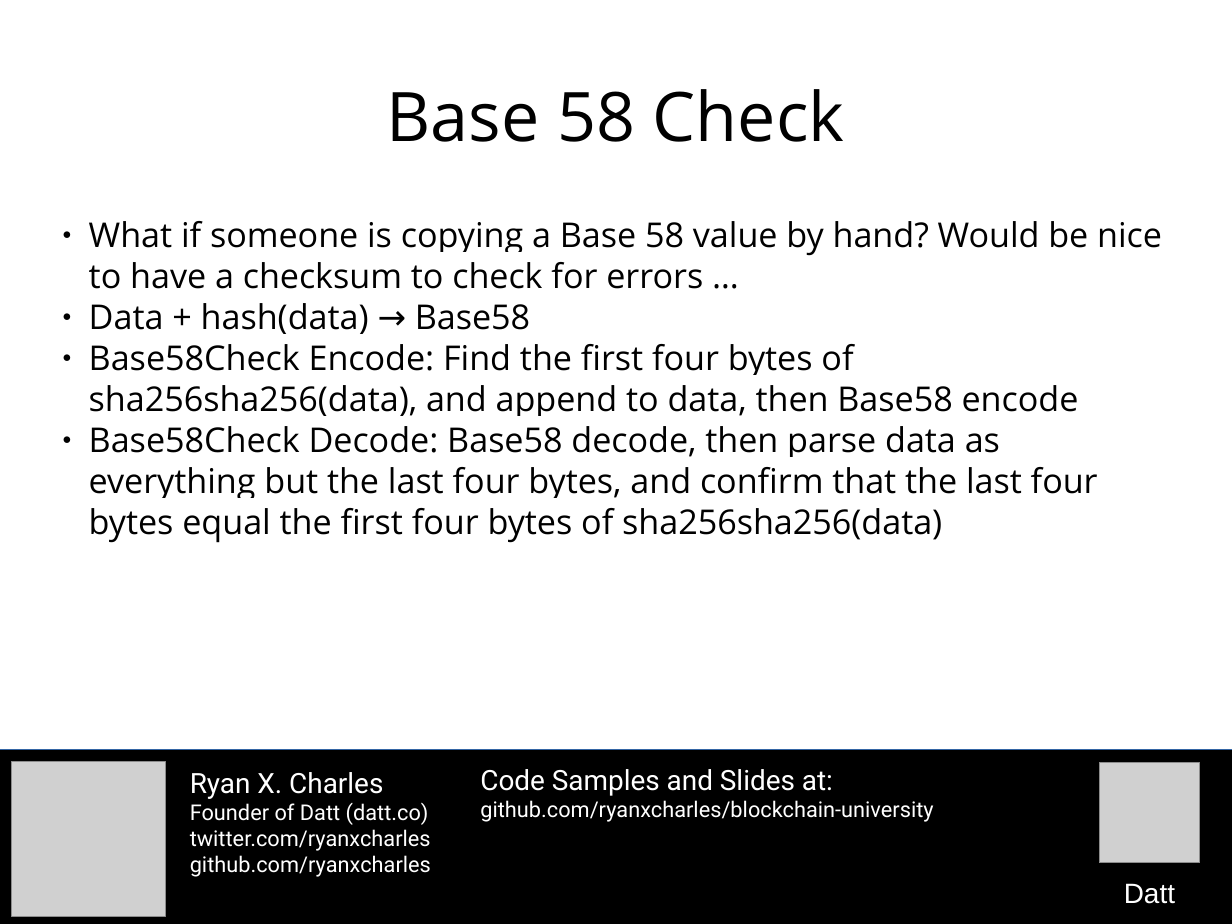
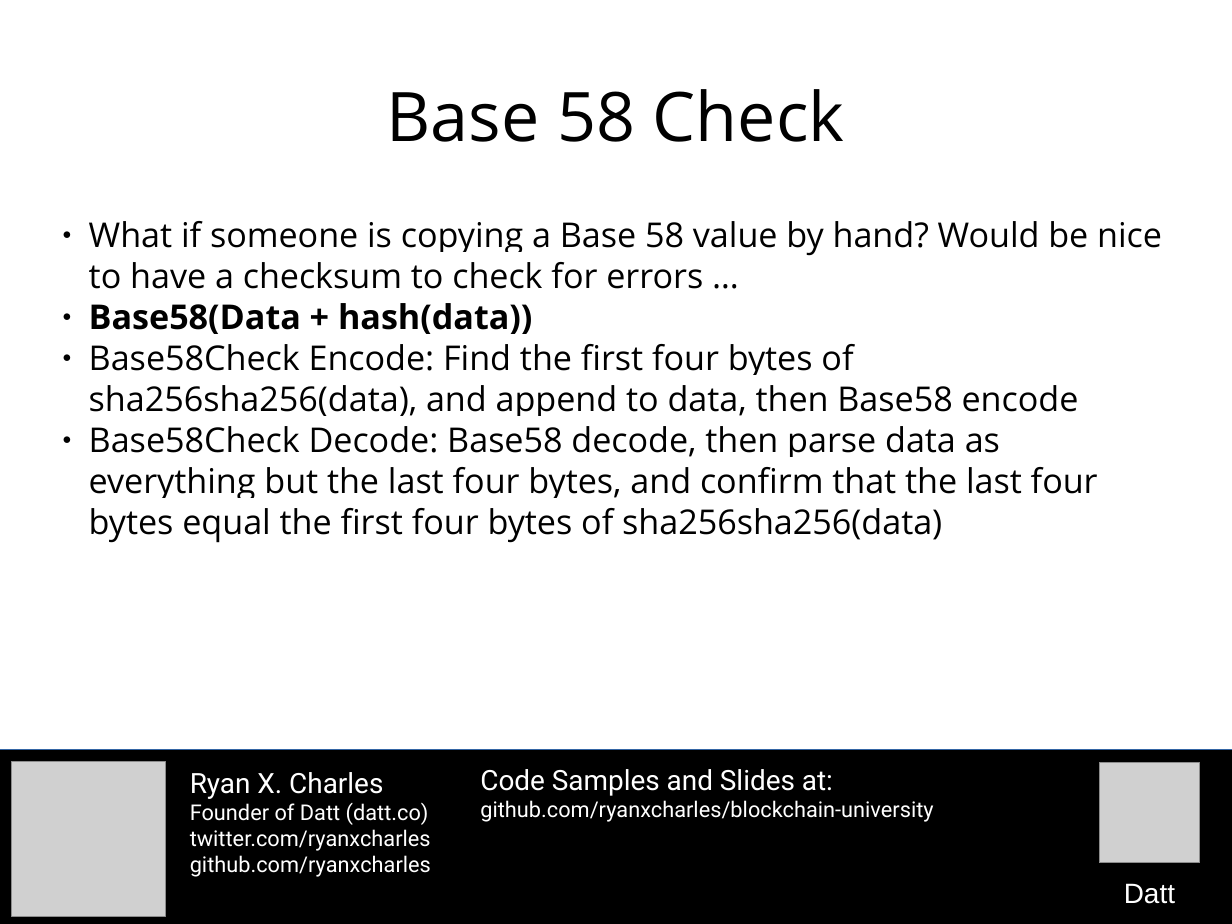
Before and after one commit to camelash/blockchain-university, a slide deck: slide 10 of slides/2015-10-26-bitcoin-cryptography.odp (slide 9 before the commit). Drawn at 1232x924 pixels with LibreOffice and Linux fonts; fonts in the diff are those of the drawing; grey boxes stand for pictures. Boxes give left, top, right and bottom in pixels: in the first picture for what was removed or moved away, otherwise in the second. Text is boxed around its words. In the diff, an @@ line names an element or a change of style, - is before the commit and + after.

```diff
--- a/slides/2015-10-26-bitcoin-cryptography.odp
+++ b/slides/2015-10-26-bitcoin-cryptography.odp
@@ text at box(89, 303, 532, 334): text changed; bold on @@
-● Data + hash(data) → Base58
+● Base58(Data + hash(data))
```
Also in this commit, not shown: 9 other slides changed, 7 slides added, 3 other files.
